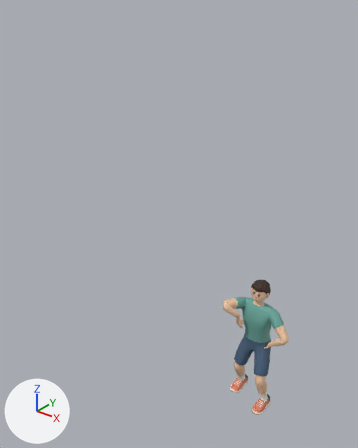
What one commit did to the glTF model 籃球遊戲/public/models/athlete_game.glb.
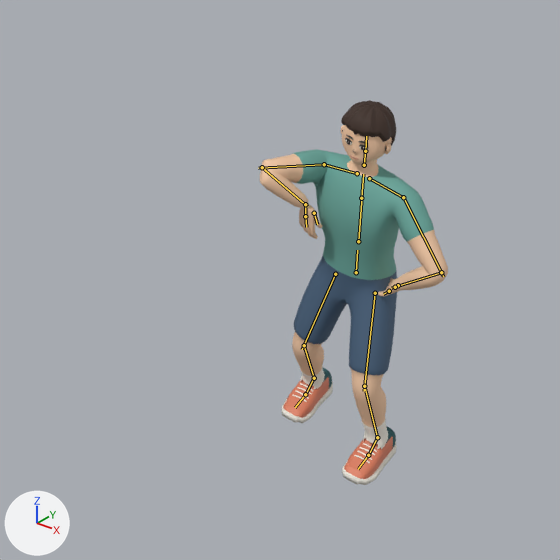
Old and new are each drawn whole from a camera (50 mm lens) standing at (2.19, -4.18, 4.58) and looking at (-0.29, -1.08, 2.66) and again close up on the part from 37% to 92% of the width and 54% to 99% of the height. Lighting does not change. The marker at lower left points along +X, +Y and +Z. The last two pictures show the newer version. Both versions are drawn at frame 27 of the action 'SetShot'; the numbers are the values there. The bones that bend it are drawn over the model as lines in the close-ups.

Objects in the first close-up: 'Athlete'.
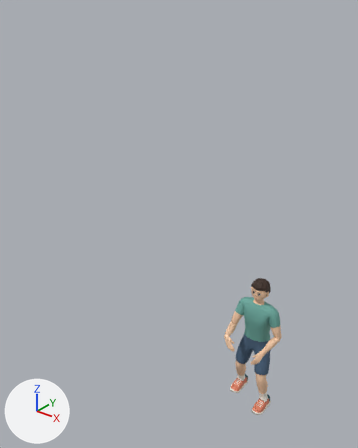
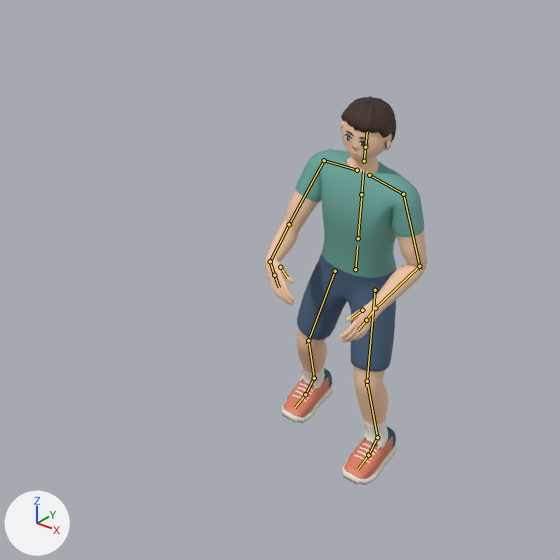
Where the change shows, as pixel boxes (x1, y1, x2, y2) in the close-ups (560 x 560 px):
'Athlete', posed (14% narrower): before (260, 100, 448, 485); after (265, 96, 427, 485)
bone 'hips', root to tip: before (356, 272) to (357, 250); after (355, 269) to (357, 246)
bone 'upper_arm.L', root to tip: before (403, 197) to (443, 276); after (403, 194) to (420, 270)
bone 'forearm.L', root to tip: before (441, 272) to (396, 286); after (419, 266) to (373, 310)
bone 'hand.L', root to tip: before (398, 285) to (395, 286); after (375, 308) to (367, 319)
bone 'upper_arm.R', root to tip: before (324, 164) to (258, 168); after (324, 160) to (287, 228)
bone 'forearm.R', root to tip: before (262, 167) to (307, 206); after (289, 224) to (269, 263)
bone 'hand.R', root to tip: before (305, 204) to (305, 215); after (270, 261) to (274, 274)
bone 'thigh.L', root to tip: before (375, 293) to (364, 391); after (375, 290) to (366, 386)
bone 'shin.L', root to tip: before (364, 386) to (378, 440); after (367, 381) to (378, 440)
bone 'thigh.R', root to tip: before (335, 274) to (302, 349); after (335, 271) to (307, 344)
bone 'shin.R', root to tip: before (304, 345) to (314, 379); after (308, 340) to (314, 380)

The edits, one by one:
Bone 'hips' (bone_hips) moves from (0.0, -0.06, -0.005) to (0.0, -0.04, 0.0).
Bone 'upper_arm.L' (bone_upper_arm_l) turns from (-41, -7, -16) to (-71, -2, -2) degrees about its own x, y and z.
Bone 'forearm.L' (bone_forearm_l) turns from (-97, -2, 18) to (-31, 27, -75) degrees about its own x, y and z.
Bone 'hand.L' (bone_hand_l) turns from (11, -20, 24) to (2, -12, 6) degrees about its own x, y and z.
Bone 'upper_arm.R' (bone_upper_arm_r) turns from (16, -10, 66) to (-68, 17, 25) degrees about its own x, y and z.
Bone 'forearm.R' (bone_forearm_r) turns from (53, -121, 95) to (0, -45, 64) degrees about its own x, y and z.
Bone 'hand.R' (bone_hand_r) turns from (-20, -133, 60) to (-44, 23, 6) degrees about its own x, y and z.
Bone 'thigh.L' (bone_thigh_l) turns from (-23, -2, -10) to (-19, -2, -9) degrees about its own x, y and z.
Bone 'shin.L' (bone_shin_l) turns from (36, 1, 5) to (27, 1, 3) degrees about its own x, y and z.
Bone 'foot.L' (bone_foot_l) turns from (-13, -4, 4) to (-9, -5, 4) degrees about its own x, y and z.
Bone 'thigh.R' (bone_thigh_r) turns from (-12, 1, 10) to (-7, 1, 9) degrees about its own x, y and z.
Bone 'shin.R' (bone_shin_r) turns from (36, -1, -6) to (26, -2, -4) degrees about its own x, y and z.
Bone 'foot.R' (bone_foot_r) turns from (-24, 3, -4) to (-19, 4, -4) degrees about its own x, y and z.
